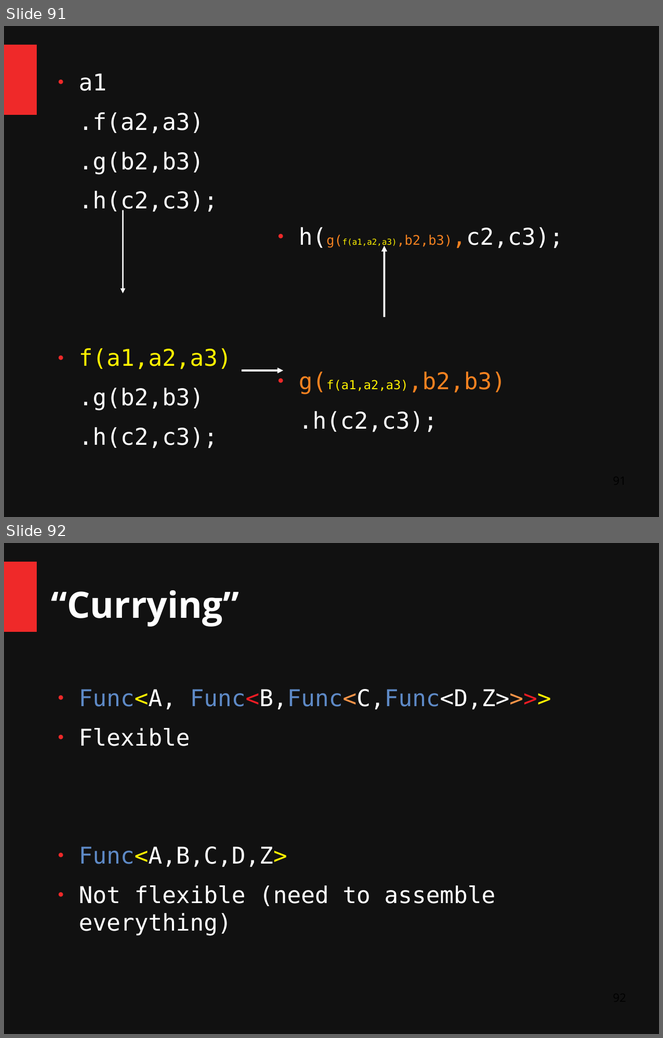
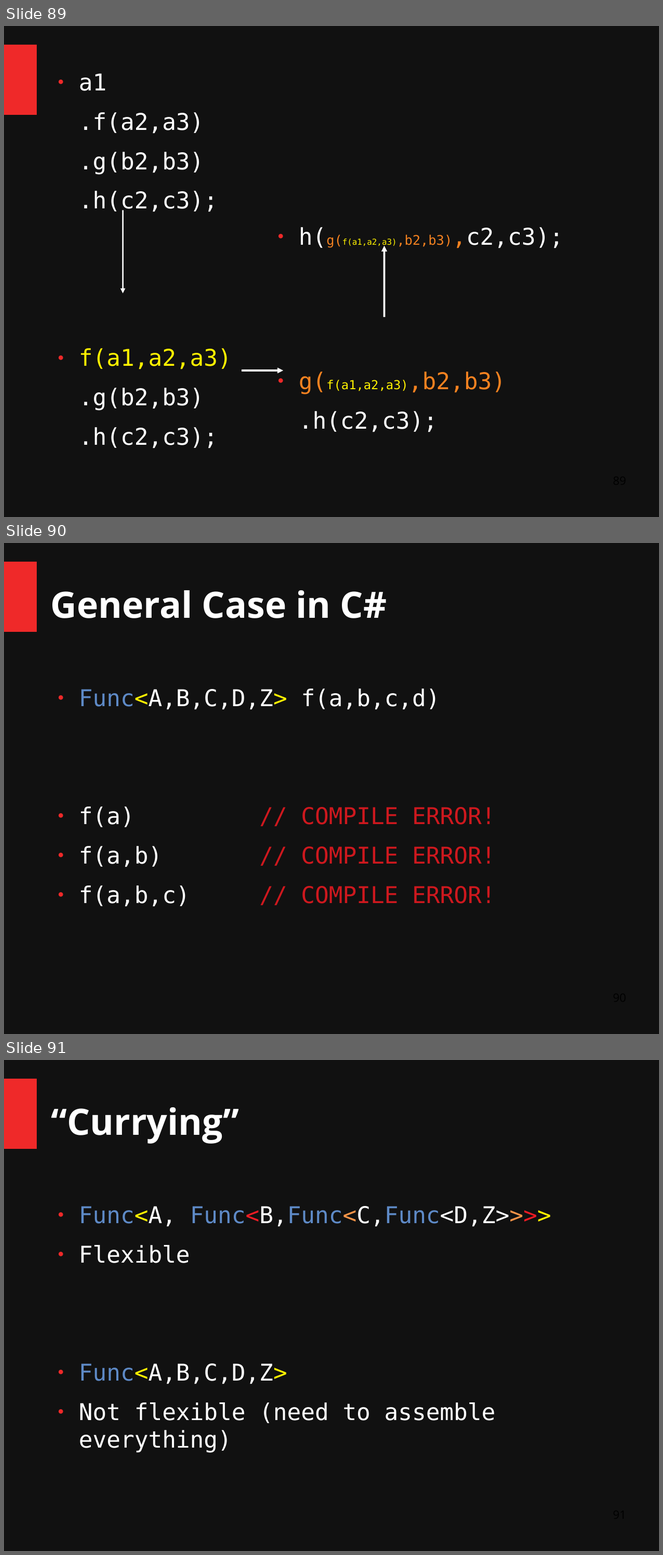
Before and after one commit to ChangHaiBin/FSharpPowerPoint, a slide deck: FSharp Talk Dark3.odp. Shown one above the other, each under a label of ours: slides 91 and 92 before the commit, slides 89, 90 and 91 after it. The pictures are 663x1038 and 663x1555 pixels, drawn with LibreOffice and Linux fonts; fonts in the diff are those of the drawing. Boxes give left, top, right and bottom in pixels: in the first picture for what was removed or moved away, otherwise in the second. Text is boxed around its words. In the diff, an @@ line names an element or a change of style, - is before the commit and + after.

```diff
--- a/FSharp Talk Dark3.odp
+++ b/FSharp Talk Dark3.odp
@@ slide 90 added at <box>4,543,659,1034</box>, background #111111; not listed: 1 template element that a slide beside it also shows @@
@@ title added at <box>51,590,387,618</box>, 44 pt, text #FFFFFF, bold @@
+General Case in C#
@@ text added at <box>79,689,495,907</box>, 28 pt, text #CE181E @@
+● Func<A,B,C,D,Z> f(a,b,c,d)
+● f(a) // COMPILE ERROR!
+● f(a,b) // COMPILE ERROR!
+● f(a,b,c) // COMPILE ERROR!
@@ what was slide 91 is now slide 89 @@
@@ what was slide 92 is now slide 91 @@
```
Also in this commit, not shown: 1 slide changed, 2 slides removed.
